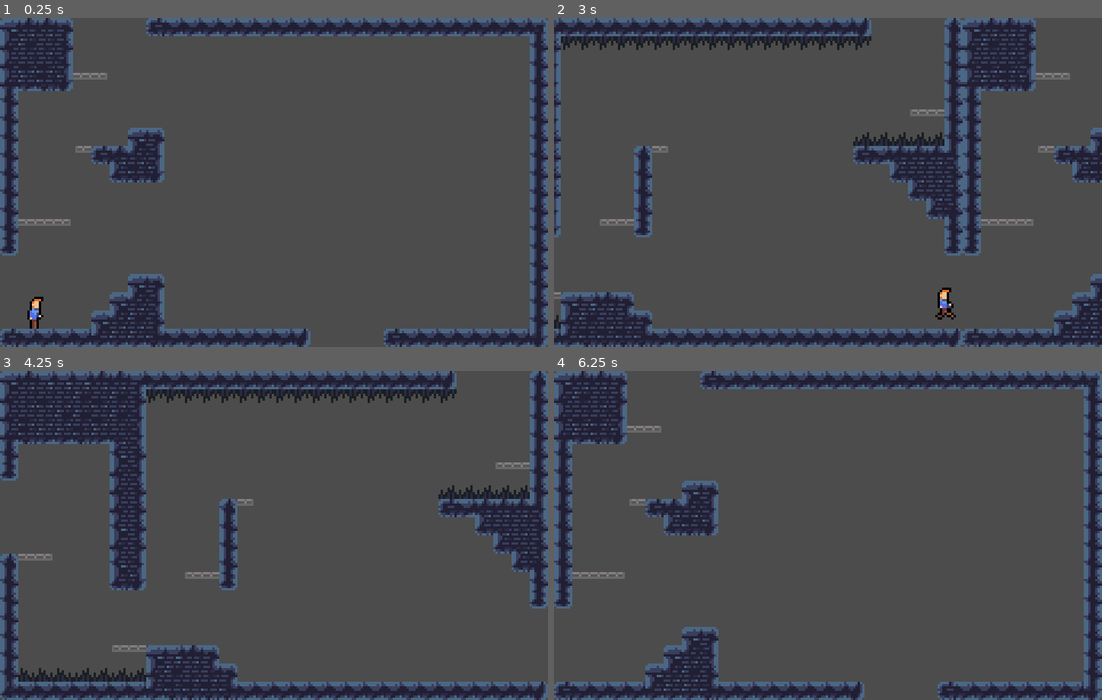
Above: before the commit, frames 1-4 (two rows, left to right).
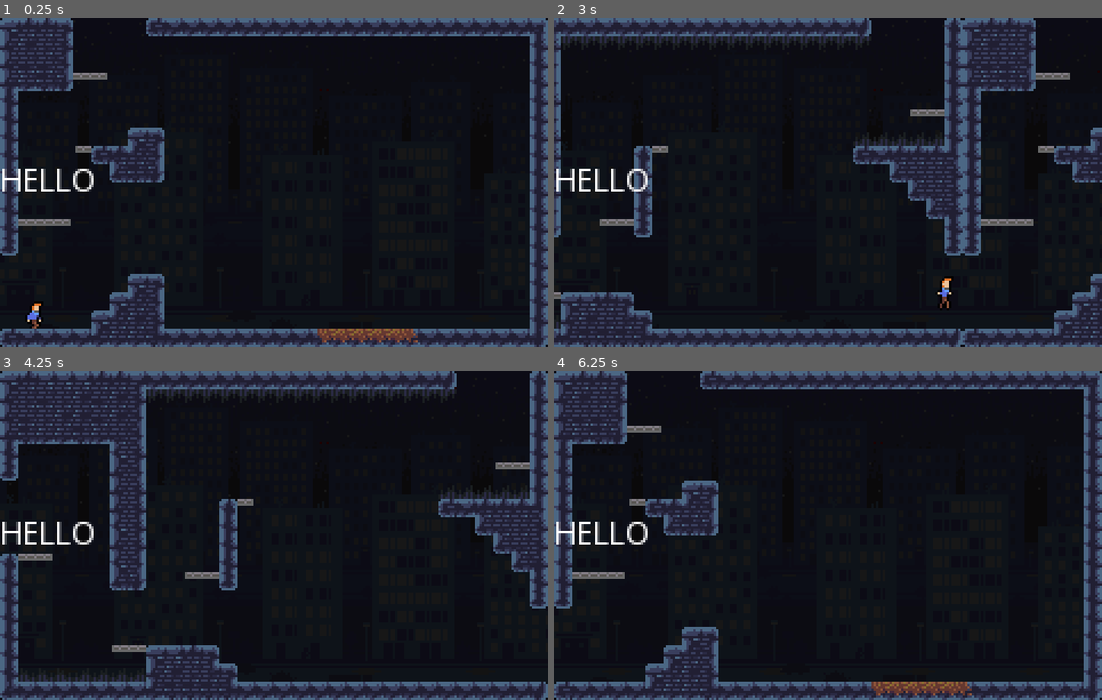
Above: after the commit, the same moments.

Repository: RudyMis/ldjam47
Game: Godot game, scene res://Game.tscn
The game is run twice, just before and just after one commit, with the same random seed, the same clock (stepped at 60 frames per second) and the same inputs.
Inputs (mouse positions are in pixels of both pictures, inside the frame that each line leads up to):
- Up to frame 1 (0.25 s): no input
- Up to frame 2 (3 s): move the mouse to (948, 166) at 0.52 s; hold D (right) 0.53-2.03 s; click (948, 166) at 0.6 s; tap Space (jump) at 0.77, 1.52 s; move the mouse to (718, 198) at 1.27 s; click (718, 198) at 1.35 s; move the mouse to (882, 110) at 2.02 s; hold A (left) 2.03-2.78 s; click (882, 110) at 2.1 s; move the mouse to (800, 248) at 2.77 s; hold D (right) from 2.78 s (still down); click (800, 248) at 2.85 s
- Up to frame 3 (4.25 s): keep holding D (right); tap Space (jump) at 3.02, 3.77 s; move the mouse to (438, 584) at 3.52 s; click (438, 584) at 3.6 s; tap R (restart) at 4.15 s
- Up to frame 4 (6.25 s): tap Enter at 4.25 s; move the mouse to (663, 486) at 4.27 s; release D (right) at 4.28 s; hold A (left) 4.28-5.03 s; click (663, 486) at 4.35 s; tap Space (jump) at 4.52, 6.02 s; move the mouse to (855, 535) at 5.02 s; hold D (right) 5.03-5.78 s; click (855, 535) at 5.1 s; move the mouse to (745, 453) at 5.77 s; hold A (left) from 5.78 s (still down); click (745, 453) at 5.85 s

The runs differ from the first frame. In frame 1, 80% of the frame differs, in the area x 0-100%, y 0-100%; in frame 2, 74%; in frame 3, 71%; in frame 4, 80%.
Error after the commit: Invalid get index 'global_position' (on base: 'previously freed instance'). (res://Player/Player.gd:22)

Commit message:
Tło

Diff:
--- a/Assets/Ground.tres
+++ b/Assets/Ground.tres
@@ -116,7 +116,16 @@
 [sub_resource type="ConvexPolygonShape2D" id=38]
 points = PoolVector2Array( 0, 0, 8, 0, 8, 8, 0, 8 )
 
+[sub_resource type="ConvexPolygonShape2D" id=42]
+points = PoolVector2Array( 0, 5.66277, 8, 5.66277, 8, 8, 0, 8 )
+
 [sub_resource type="ConvexPolygonShape2D" id=39]
+points = PoolVector2Array( 0, 0, 8, 0, 8, 8, 0, 8 )
+
+[sub_resource type="ConvexPolygonShape2D" id=40]
+points = PoolVector2Array( 0, 0, 8, 0, 8, 8, 0, 8 )
+
+[sub_resource type="ConvexPolygonShape2D" id=41]
 points = PoolVector2Array( 0, 0, 8, 0, 8, 8, 0, 8 )
 
 [resource]
@@ -412,9 +421,16 @@
 6/navigation_offset = Vector2( 0, 0 )
 6/shape_offset = Vector2( 0, 0 )
 6/shape_transform = Transform2D( 1, 0, 0, 1, 0, 0 )
+6/shape = SubResource( 42 )
 6/shape_one_way = false
-6/shape_one_way_margin = 0.0
-6/shapes = [  ]
+6/shape_one_way_margin = 1.0
+6/shapes = [ {
+"autotile_coord": Vector2( 0, 0 ),
+"one_way": false,
+"one_way_margin": 1.0,
+"shape": SubResource( 42 ),
+"shape_transform": Transform2D( 1, 0, 0, 1, 0, 0 )
+} ]
 6/z_index = 0
 7/name = "tileset.png 7"
 7/texture = ExtResource( 1 )
@@ -439,12 +455,21 @@
 7/shape_one_way_margin = 0.0
 7/shapes = [  ]
 7/z_index = 0
-8/name = "tileset.png 8"
+8/name = "Garden"
 8/texture = ExtResource( 1 )
 8/tex_offset = Vector2( 0, 0 )
 8/modulate = Color( 1, 1, 1, 1 )
-8/region = Rect2( 24, 48, 8, 8 )
-8/tile_mode = 0
+8/region = Rect2( 24, 48, 24, 8 )
+8/tile_mode = 1
+8/autotile/bitmask_mode = 2
+8/autotile/bitmask_flags = [ Vector2( 0, 0 ), 48, Vector2( 1, 0 ), 56, Vector2( 2, 0 ), 24 ]
+8/autotile/icon_coordinate = Vector2( 1, 0 )
+8/autotile/tile_size = Vector2( 8, 8 )
+8/autotile/spacing = 0
+8/autotile/occluder_map = [  ]
+8/autotile/navpoly_map = [  ]
+8/autotile/priority_map = [  ]
+8/autotile/z_index_map = [  ]
 8/occluder_offset = Vector2( 0, 0 )
 8/navigation_offset = Vector2( 0, 0 )
 8/shape_offset = Vector2( 0, 0 )
@@ -458,5 +483,17 @@
 "one_way_margin": 1.0,
 "shape": SubResource( 39 ),
 "shape_transform": Transform2D( 1, 0, 0, 1, 0, 0 )
+}, {
+"autotile_coord": Vector2( 1, 0 ),
+"one_way": false,
+"one_way_margin": 1.0,
+"shape": SubResource( 40 ),
+"shape_transform": Transform2D( 1, 0, 0, 1, 0, 0 )
+}, {
+"autotile_coord": Vector2( 2, 0 ),
+"one_way": false,
+"one_way_margin": 1.0,
+"shape": SubResource( 41 ),
+"shape_transform": Transform2D( 1, 0, 0, 1, 0, 0 )
 } ]
 8/z_index = 0
--- a/Game.gd
+++ b/Game.gd
@@ -91,6 +91,11 @@
 		player.name = "player"
 		player.position = current_scene_instance.get_restart_point()
 
+func get_map() -> TileMap:
+	if current_scene_instance:
+		return current_scene_instance.get_node("TileMap")
+	return null
+
 func move_player():
 	if player:
 		$PlayerTween.interpolate_property(player, "position", player.position, next_scene_instance.get_restart_point(), 0.5, Tween.TRANS_CUBIC, Tween.EASE_IN_OUT)
--- a/Game.tscn
+++ b/Game.tscn
@@ -1,7 +1,8 @@
-[gd_scene load_steps=3 format=2]
+[gd_scene load_steps=4 format=2]
 
 [ext_resource path="res://Game.gd" type="Script" id=1]
 [ext_resource path="res://Player/Player.tscn" type="PackedScene" id=2]
+[ext_resource path="res://Assets/Pikselowe_to.png" type="Texture" id=3]
 
 [node name="Game" type="Node2D"]
 script = ExtResource( 1 )
@@ -14,3 +15,15 @@
 [node name="Tween" type="Tween" parent="."]
 
 [node name="PlayerTween" type="Tween" parent="."]
+
+[node name="CanvasLayer" type="CanvasLayer" parent="."]
+layer = -1
+
+[node name="TextureRect" type="TextureRect" parent="CanvasLayer"]
+modulate = Color( 0.490196, 0.490196, 0.490196, 1 )
+anchor_right = 1.0
+anchor_bottom = 1.0
+texture = ExtResource( 3 )
+__meta__ = {
+"_edit_use_anchors_": false
+}
--- /dev/null
+++ b/Levels/Flower.gd
@@ -0,0 +1,4 @@
+extends Sprite
+
+func _ready():
+	pass
--- /dev/null
+++ b/Levels/Flower.tscn
@@ -0,0 +1,16 @@
+[gd_scene load_steps=4 format=2]
+
+[ext_resource path="res://Assets/CzerwonyKwiatek.png" type="Texture" id=1]
+[ext_resource path="res://Levels/Flower.gd" type="Script" id=2]
+
+[sub_resource type="RectangleShape2D" id=1]
+extents = Vector2( 3.95807, 5.51237 )
+
+[node name="Sprite" type="Sprite"]
+texture = ExtResource( 1 )
+script = ExtResource( 2 )
+
+[node name="Area2D" type="Area2D" parent="."]
+
+[node name="CollisionShape2D" type="CollisionShape2D" parent="Area2D"]
+shape = SubResource( 1 )
--- a/Levels/Level1.tscn
+++ b/Levels/Level1.tscn
@@ -7,7 +7,7 @@
 restart_points = [ NodePath("PlayerStart"), NodePath("Back") ]
 
 [node name="TileMap" parent="." index="0"]
-tile_data = PoolIntArray( -262139, 5, 0, -262138, 5, 1, -262 …(1015 unchanged characters)… 62144, 65560, 5, 196612, 65561, 5, 327685, 65562, 5, 65538, 65563, 5, 131075, 65570, 5, 196613, 131077, 5, 65536, 131078, 5, 4, 131079, 5, 196611, 131094, 5, 196608, 131095, 5, 196611, 131097, 5, 196608, 131098, 5, 5, 131099, 5, 131075, 131100, 536870916, 0, 131101, 536870915, 0, 131106, 5, 196613, 196613, 5, 65542, 196614, 5, 196611, 196634, 5, 196608, 196635, 5, 196611, 196642, 5, 196613, 262149,  …(1358 unchanged characters)…
+tile_data = PoolIntArray( -262139, 5, 0, -262138, 5, 1, -262 …(1015 unchanged characters)… 62144, 65560, 5, 196612, 65561, 5, 327681, 65562, 5, 5, 65563, 5, 131075, 65570, 5, 196613, 131077, 5, 65536, 131078, 5, 4, 131079, 5, 196611, 131094, 5, 196608, 131095, 5, 196611, 131098, 5, 196608, 131099, 5, 196611, 131100, 536870916, 0, 131101, 536870915, 0, 131106, 5, 196613, 196613, 5, 65542, 196614, 5, 196611, 196642, 5, 196613, 262149,  …(1358 unchanged characters)…
 
 [node name="PlayerStart" parent="." index="1"]
 position = Vector2( 80.188, 92.635 )
--- a/Levels/Level18.tscn
+++ b/Levels/Level18.tscn
@@ -6,7 +6,7 @@
 [node name="Level" instance=ExtResource( 1 )]
 
 [node name="TileMap" parent="." index="0"]
-tile_data = PoolIntArray( -262139, 5, 0, -262138, 5, 2, -262 …(1872 unchanged characters)…  196612, 851988, 5, 196612, 851989, 5, 131077, 851994, 5, 131076, 851995, 5, 196612, 851996, 5, 196612, 851997, 5, 196612, …(96 unchanged characters)…
+tile_data = PoolIntArray( -262139, 5, 0, -262138, 5, 2, -262 …(1872 unchanged characters)…  196612, 851988, 5, 196612, 851989, 5, 196612, 851990, 8, 0, 851991, 8, 1, 851992, 8, 1, 851993, 8, 1, 851994, 8, 1, 851995, 8, 2, 851996, 5, 196612, 851997, 5, 196612, …(96 unchanged characters)…
 
 [node name="PlayerStart" parent="." index="1"]
 position = Vector2( 55.9624, 92.908 )
--- a/Player/B_Hook.gd
+++ b/Player/B_Hook.gd
@@ -46,11 +46,11 @@
 	if !b_active:
 		return
 
-	ray.cast_to = (get_global_mouse_position() - pawn.global_position).normalized() * hook_length
+	ray.cast_to = (get_global_mouse_position() - global_position).normalized() * hook_length
 
 	if hook_state == Hook.HOOK:
 		$End.global_position = hook_point
-		$beam.rotation = ($End.global_position - pawn.global_position).angle()
+		$beam.rotation = ($End.global_position - global_position).angle()
 		$beam.region_rect.end.x = $End.position.length()
 		$beam.visible = true
 		$End/Sprite.visible = true
@@ -75,7 +75,7 @@
 
 	$End.rotation = ray.get_collision_normal().angle() + PI
 
-	start_distance = hook_point.distance_to(pawn.global_position)
+	start_distance = hook_point.distance_to(global_position)
 
 	emit_signal("Hook")
 
@@ -91,7 +91,7 @@
 
 func move(var velocity : Vector2) -> Vector2:
 
-	var hook_v = (hook_point - pawn.global_position).normalized()
+	var hook_v = (hook_point - global_position).normalized()
 
 	if hook_v.cross(velocity) > 0:
 		direction = hook_v.rotated(PI/2)
--- a/Player/Player.gd
+++ b/Player/Player.gd
@@ -4,8 +4,38 @@
 
 onready var movement = $MovementComponent
 
+var map  = null
+
 func _ready():
 	pass # Replace with function body.
+
+func _process(delta):
+	# Kolce
+	if !map:
+		if get_parent():
+			map = get_parent().get_map()
+	else:
+
+		var cell_pos = Array()
+
+		if is_on_floor():
+			cell_pos.push_back(map.world_to_map(global_position - map.global_position))
+		if is_on_ceiling():
+			cell_pos.push_back(map.world_to_map(global_position - map.global_position) + Vector2(0, -1))
+		if is_on_wall():
+			cell_pos.push_back(map.world_to_map(global_position - map.global_position) + Vector2(0, -1))
+			cell_pos.push_back(map.world_to_map(global_position - map.global_position))
+
+		for pos in cell_pos:
+			var cell = map.get_cellv(pos)
+			if cell == 6:
+				mark_dead()
+				return
+
+func mark_dead():
+	get_parent().restart()
+	hide()
+	set_process(false)
 
 func die():
 
--- a/Player/Player.tscn
+++ b/Player/Player.tscn
@@ -38,14 +38,14 @@
 "name": "land",
 "speed": 10.0
 }, {
+"frames": [ ExtResource( 5 ) ],
+"loop": false,
+"name": "hook",
+"speed": 5.0
+}, {
 "frames": [ ExtResource( 20 ), ExtResource( 9 ) ],
 "loop": false,
 "name": "jump",
-"speed": 10.0
-}, {
-"frames": [ ExtResource( 6 ), ExtResource( 7 ), ExtResource( 16 ), ExtResource( 12 ), ExtResource( 11 ), ExtResource( 14 ), ExtResource( 10 ), ExtResource( 8 ) ],
-"loop": true,
-"name": "run",
 "speed": 10.0
 }, {
 "frames": [ ExtResource( 21 ), ExtResource( 19 ) ],
@@ -53,10 +53,10 @@
 "name": "fall",
 "speed": 10.0
 }, {
-"frames": [ ExtResource( 5 ) ],
-"loop": false,
-"name": "hook",
-"speed": 5.0
+"frames": [ ExtResource( 6 ), ExtResource( 7 ), ExtResource( 16 ), ExtResource( 12 ), ExtResource( 11 ), ExtResource( 14 ), ExtResource( 10 ), ExtResource( 8 ) ],
+"loop": true,
+"name": "run",
+"speed": 10.0
 } ]
 
 [node name="Player" type="KinematicBody2D" groups=[
@@ -65,7 +65,7 @@
 script = ExtResource( 1 )
 
 [node name="CollisionShape2D" type="CollisionShape2D" parent="."]
-position = Vector2( 0, 1 )
+position = Vector2( 0, -7 )
 shape = SubResource( 1 )
 
 [node name="MovementComponent" type="Node" parent="."]
@@ -80,11 +80,32 @@
 sprite_path = NodePath("../../Player/Sprite")
 
 [node name="Sprite" type="AnimatedSprite" parent="."]
+position = Vector2( 0, -8 )
 frames = SubResource( 2 )
 animation = "idle"
+frame = 1
 playing = true
 
 [node name="Pull" parent="." instance=ExtResource( 22 )]
+position = Vector2( 2.5, -11.5 )
 
 [node name="Hook" parent="." instance=ExtResource( 3 )]
+position = Vector2( 2.5, -11.5 )
 force_dir = Vector2( 0.8, 0.5 )
+
+[node name="CanvasLayer" type="CanvasLayer" parent="."]
+
+[node name="MarginContainer" type="MarginContainer" parent="CanvasLayer"]
+anchor_right = 1.0
+anchor_bottom = 1.0
+size_flags_horizontal = 3
+size_flags_vertical = 3
+__meta__ = {
+"_edit_use_anchors_": false
+}
+
+[node name="Label" type="Label" parent="CanvasLayer/MarginContainer"]
+margin_top = 65.0
+margin_right = 240.0
+margin_bottom = 79.0
+text = "HELLO"
Binary file added: Assets/CzerwonyKwiatek.png
Not shown, added: Assets/CzerwonyKwiatek.png.import
Not shown: 1 places in Assets/Ground.tres that only renumber resources
Binary file added: Assets/Pikselowe_to.png
Not shown, added: Assets/Pikselowe_to.png.import
Binary file changed: Assets/tileset.png
